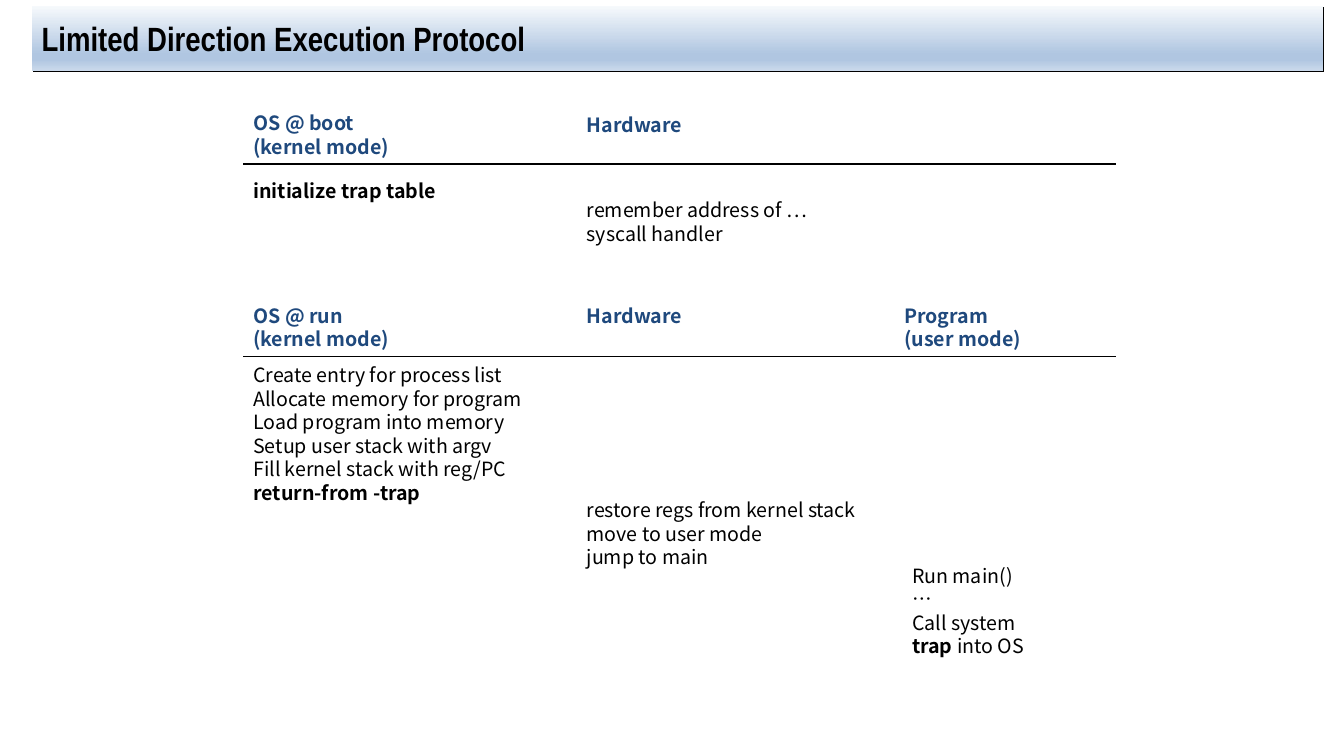
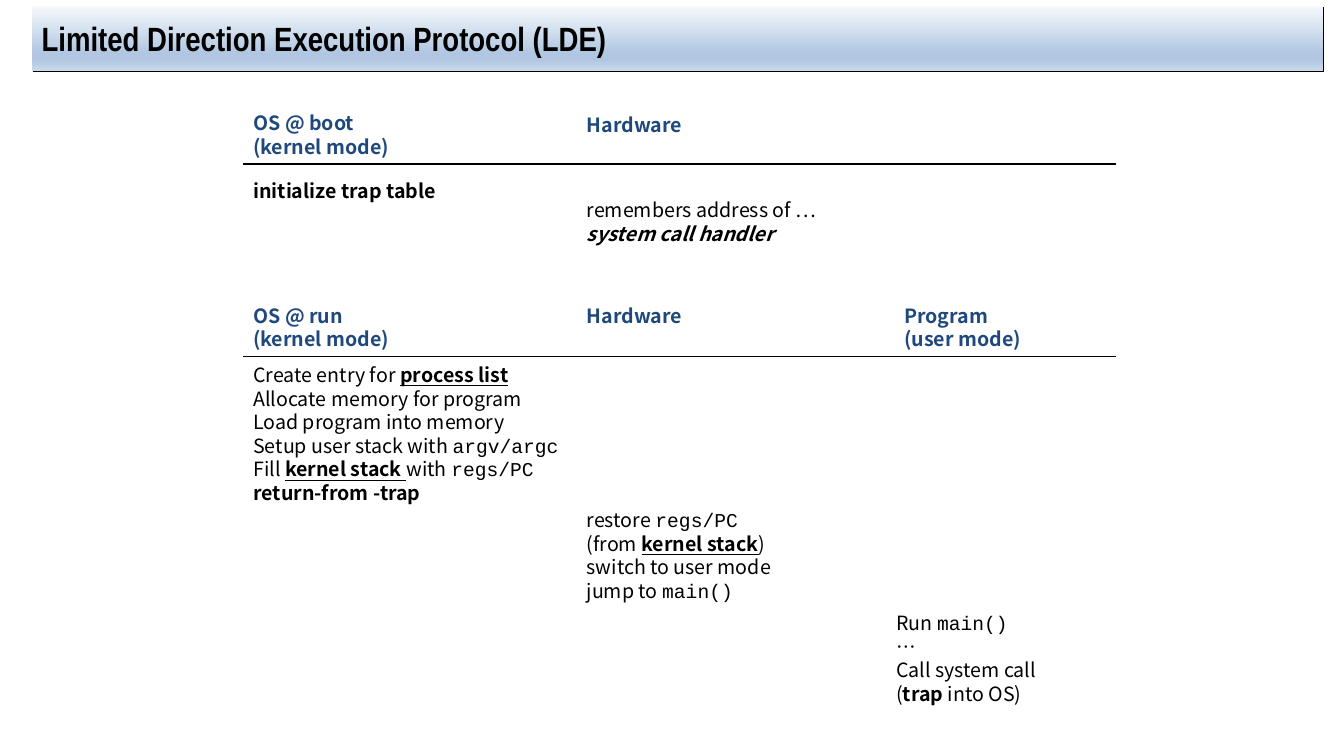
Before and after one commit to jachermocilla/extra-course-materials, a slide deck: slide 14 of cmsc125/ostep/slides/01.Virtualization/06.Mechanism_Limited_Direct_Execution.pptx (slide 10 before the commit). Drawn at 1344x756 pixels with LibreOffice and Linux fonts; fonts in the diff are those of the drawing. Boxes give left, top, right and bottom in pixels: in the first picture for what was removed or moved away, otherwise in the second. Text is boxed around its words. In the diff, an @@ line names an element or a change of style, - is before the commit and + after.

```diff
--- a/cmsc125/ostep/slides/01.Virtualization/06.Mechanism_Limited_Direct_Execution.pptx
+++ b/cmsc125/ostep/slides/01.Virtualization/06.Mechanism_Limited_Direct_Execution.pptx
@@ title at (42,24,606,58): text changed @@
-Limited Direction Execution Protocol
+Limited Direction Execution Protocol (LDE)
@@ text at (587,201,791,246): text changed @@
-remember address of …
-syscall handler
+remembers address of …
+system call handler
@@ text at (253,366,509,387): bold on, underline on in "process list" @@
@@ text at (253,433,559,481): text changed @@
-Setup user stack with argv
-Fill kernel stack with reg/PC
+Setup user stack with argv/argc
+Fill kernel stack with regs/PC
@@ text at (587,513,771,603): text changed @@
-restore regs from kernel stack
-move to user mode
-jump to main
+restore regs/PC
+(from kernel stack)
+switch to user mode
+jump to main()
@@ text "Run main()": place and size @@
-text "Run main()" at (912,567,1024,658)
+text "Run main()" at (896,615,1036,706)
@@ text at (896,615,1008,634): font Noto Sans CJK KR to Courier New in "main()" @@
@@ text at (896,661,1036,706): text changed @@
-Call system
-trap into OS
+Call system call
+(trap into OS)
```
Also in this commit, not shown: 14 other slides changed, 4 slides added, 1 other file.
